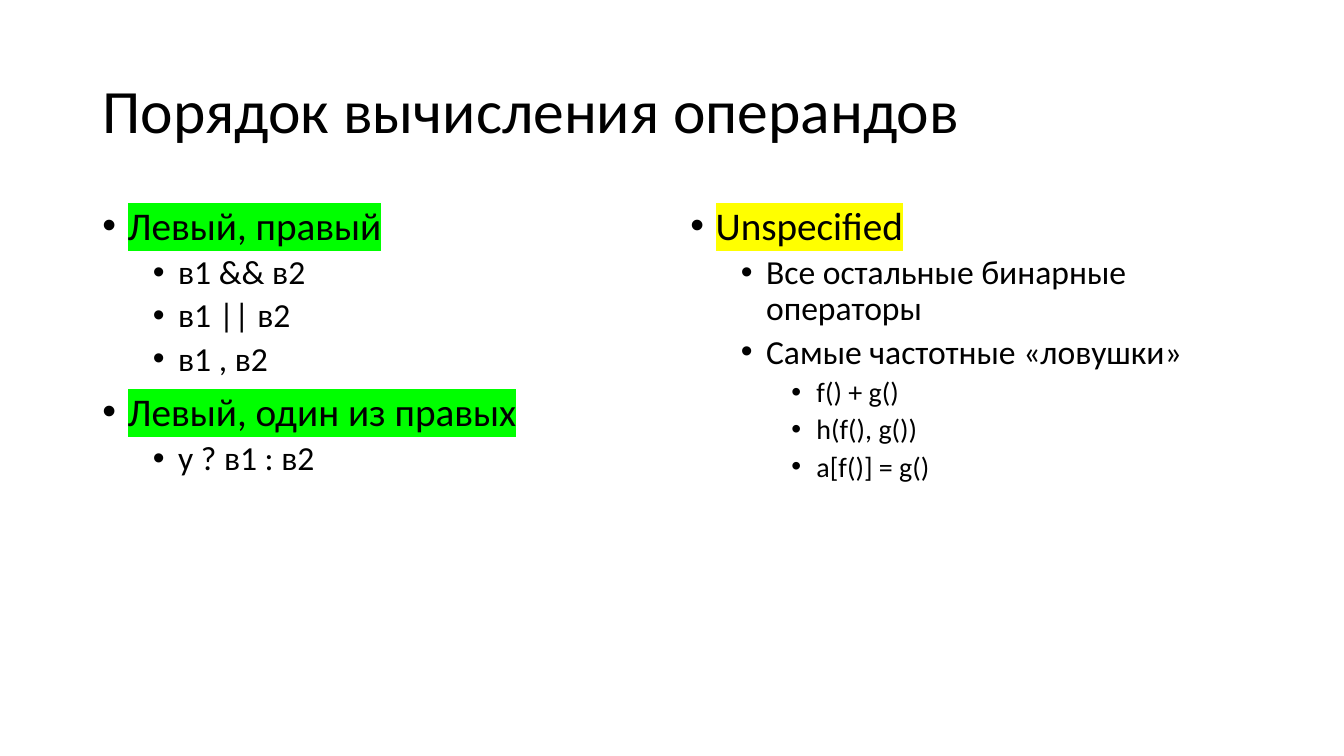
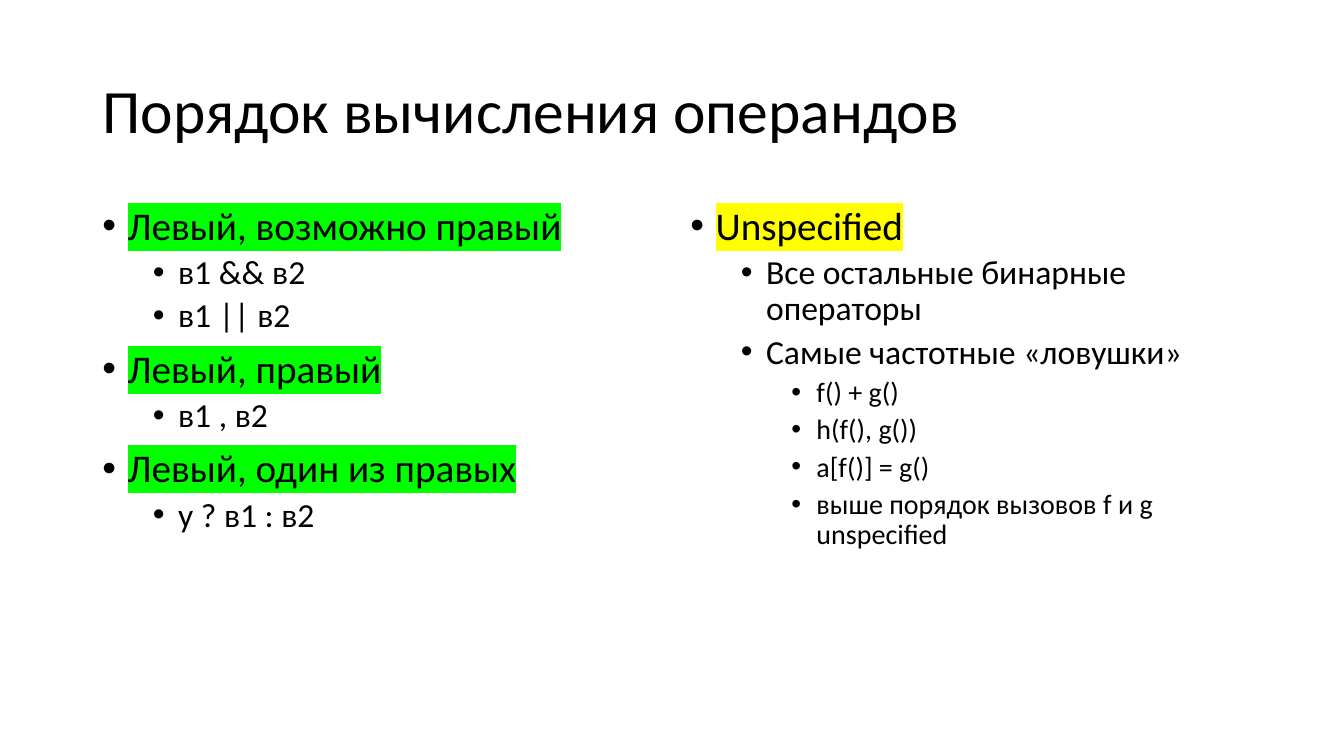
Before and after one commit to Evgueni-Petrov-aka-espetrov/Algorithms-and-Programming-in-C-pptx, a slide deck: slide 14 of 004 Побочные эффекты выражений в Си.pptx (slide 12 before the commit). Drawn at 1344x756 pixels with LibreOffice and Linux fonts; fonts in the diff are those of the drawing. Boxes give left, top, right and bottom in pixels: in the first picture for what was removed or moved away, otherwise in the second. Text is boxed around its words. In the diff, an @@ line names an element or a change of style, - is before the commit and + after.

```diff
--- a/004 Побочные эффекты выражений в Си.pptx
+++ b/004 Побочные эффекты выражений в Си.pptx
@@ text at bbox=[128, 207, 562, 250]: text changed @@
-• Левый, правый
+• Левый, возможно правый
@@ text at bbox=[128, 350, 382, 393]: paragraph added @@
+• Левый, правый
@@ text at bbox=[816, 494, 1153, 549]: paragraph added @@
+    • выше порядок вызовов f и g unspecified
```
Also in this commit, not shown: 15 other slides changed.
